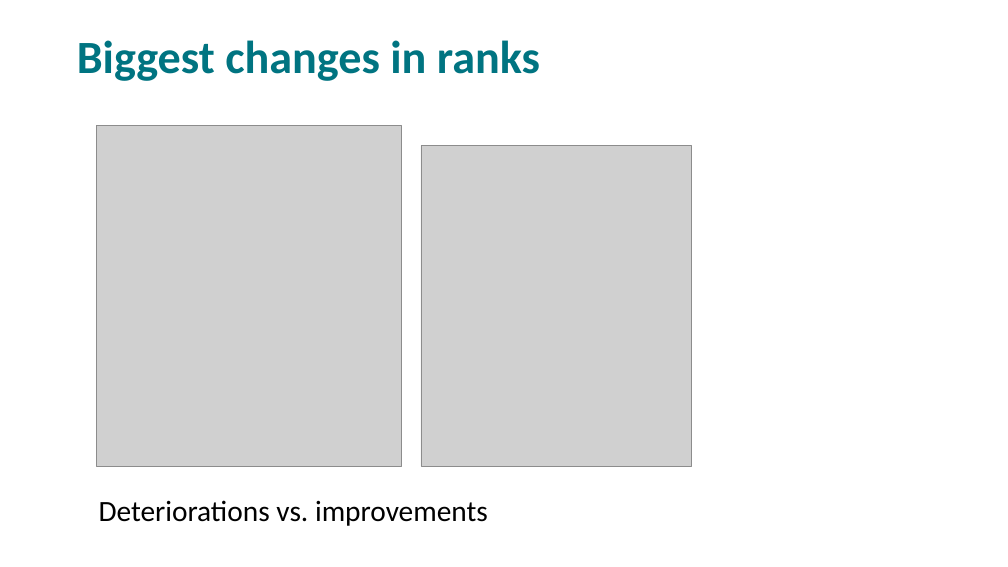
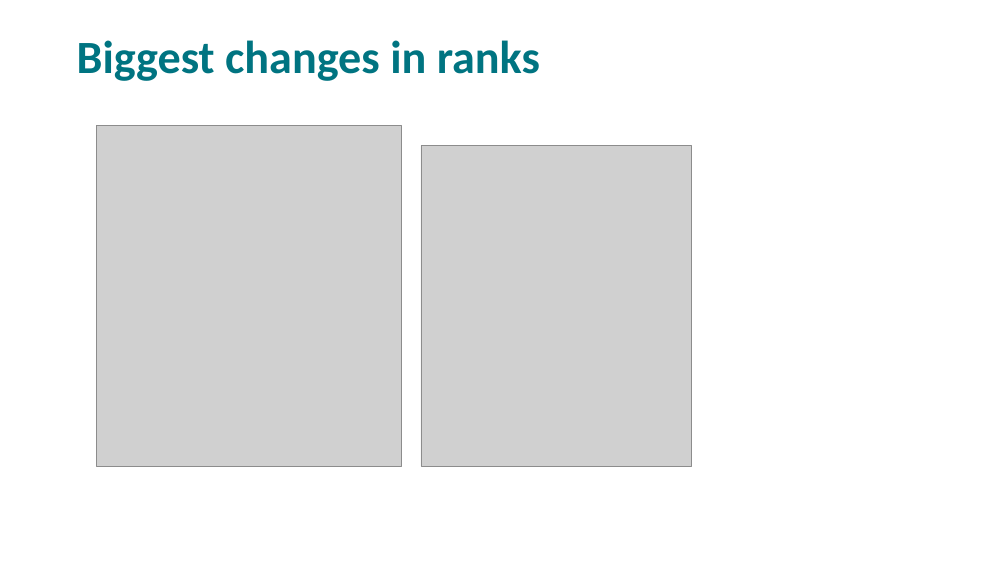
Before and after one commit to hegerty/Collaborations, a slide deck: slide 21 of WERI_Presentation_2025_Hegerty.pptx. Drawn at 1008x567 pixels with LibreOffice and Linux fonts; fonts in the diff are those of the drawing; grey boxes stand for pictures. Boxes give left, top, right and bottom in pixels: in the first picture for what was removed or moved away, otherwise in the second. Text is boxed around its words. In the diff, an @@ line names an element or a change of style, - is before the commit and + after.

```diff
--- a/WERI_Presentation_2025_Hegerty.pptx
+++ b/WERI_Presentation_2025_Hegerty.pptx
@@ text removed at <box>99,500,488,526</box> @@
-Deteriorations vs. improvements
```
Also in this commit, not shown: 17 other slides changed, 2 slides added, 2 slides removed.
